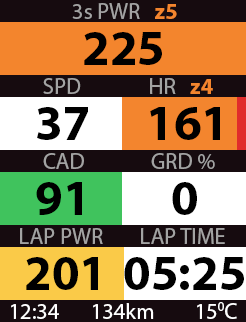
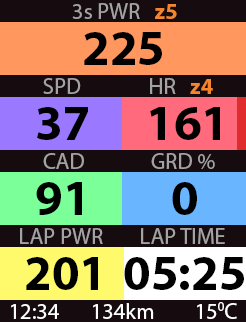
Revision of a layered 246 × 322 image; what changed, layer by layer:
pixels changed over (0, 22, 246, 300) (layer not identified)
